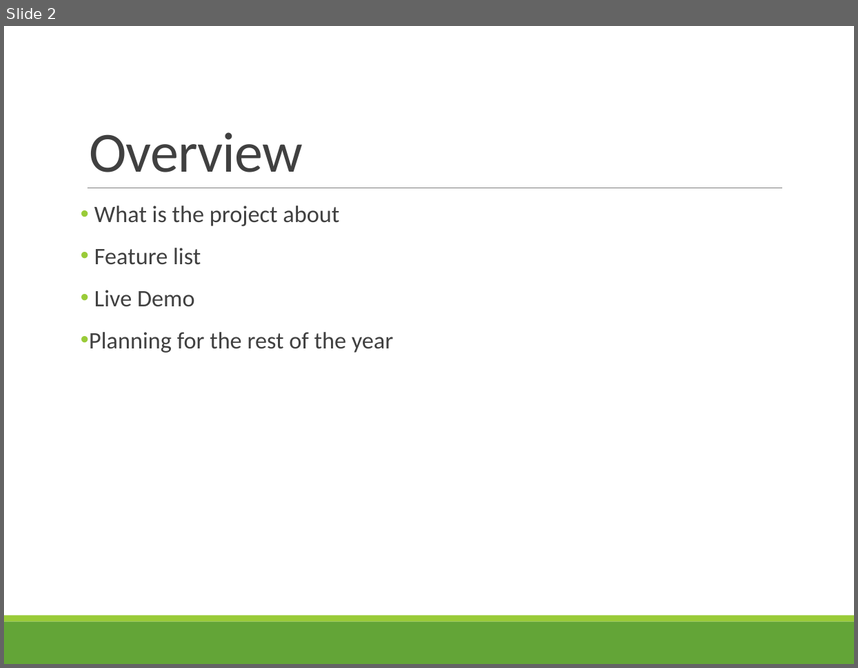
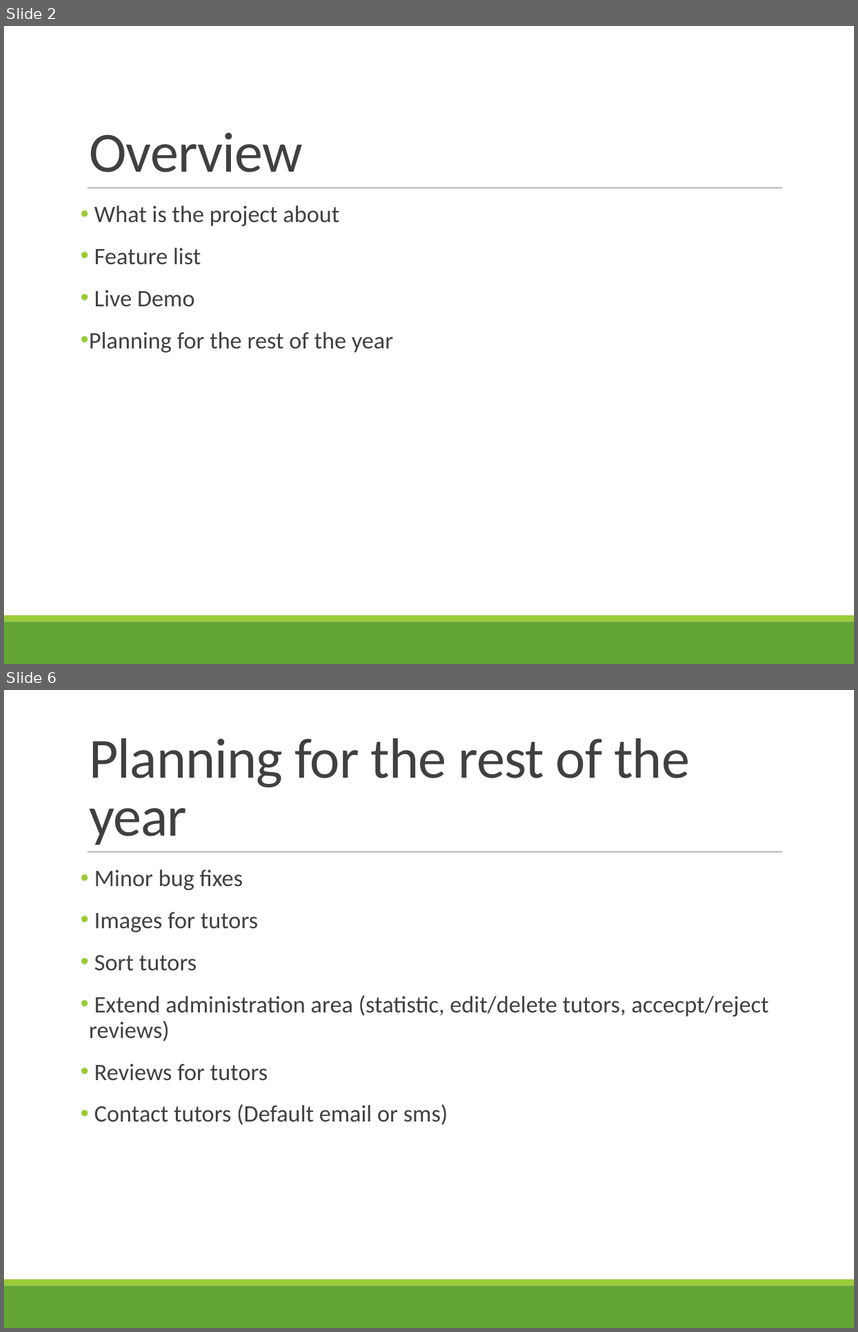
Before and after one commit to Eva0410/Nachhilfeboerse, a slide deck: 05_ReleaseDocs/Initial Release_3_10_2017/Presentation.pptx. Shown one above the other, each under a label of ours: slide 2 before the commit, slides 2 and 6 after it; the slides between them are not shown. The pictures are 858x668 and 858x1332 pixels, drawn with LibreOffice and Linux fonts; fonts in the diff are those of the drawing. Boxes give left, top, right and bottom in pixels: in the first picture for what was removed or moved away, otherwise in the second. Text is boxed around its words. In the diff, an @@ line names an element or a change of style, - is before the commit and + after.

```diff
--- a/05_ReleaseDocs/Initial Release_3_10_2017/Presentation.pptx
+++ b/05_ReleaseDocs/Initial Release_3_10_2017/Presentation.pptx
@@ slide 6 added at (4,690,854,1328), background #FFFFFF; not listed: 3 template elements that a slide beside it also shows @@
@@ title added at (89,738,690,845), 48 pt, text #404040 @@
+Planning for the rest of the year
@@ text added at (89,869,769,1125), 20 pt, text #404040 @@
+• Minor bug fixes
+• Images for tutors
+• Sort tutors
+• Extend administration area (statistic, edit/delete tutors, accecpt/reject reviews)
+• Reviews for tutors
+• Contact tutors (Default email or sms)
```
Also in this commit, not shown: 1 slide changed, 3 other slides added, 3 other files.
